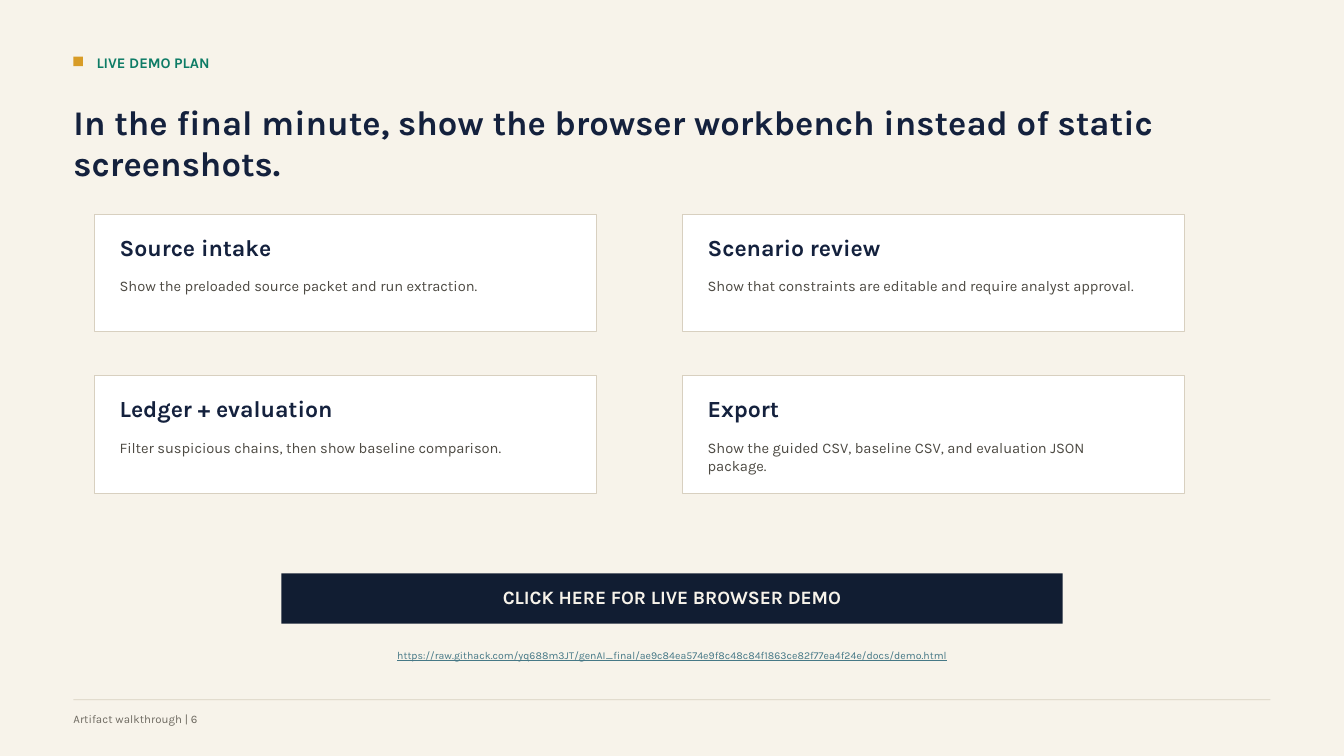
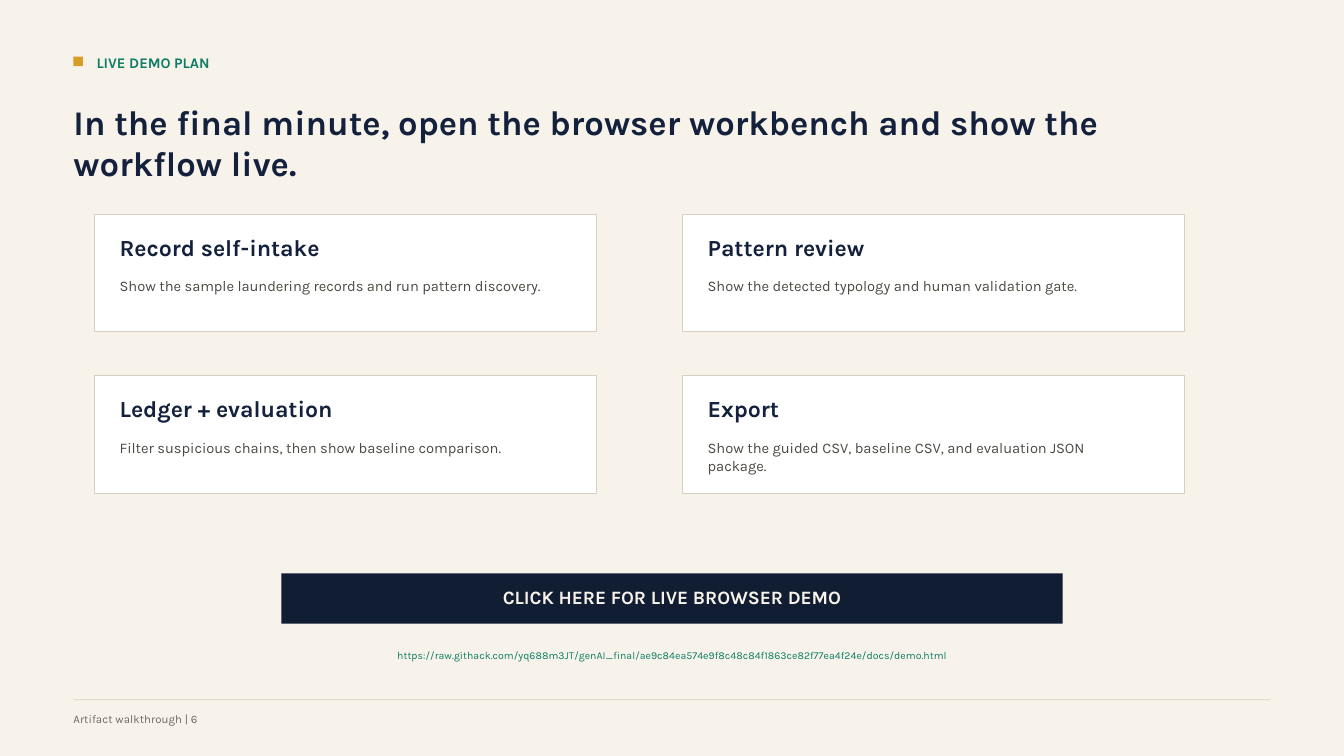
Before and after one commit to yq688m3JT/genAI_final, a slide deck: slide 7 of docs/synthaml-final-presentation.pptx. Drawn at 1344x756 pixels with LibreOffice and Linux fonts; fonts in the diff are those of the drawing. Boxes give left, top, right and bottom in pixels: in the first picture for what was removed or moved away, otherwise in the second. Text is boxed around its words. In the diff, an @@ line names an element or a change of style, - is before the commit and + after.

Commit message:
Reframe SynthAML as record-driven pattern discovery

```diff
--- a/docs/synthaml-final-presentation.pptx
+++ b/docs/synthaml-final-presentation.pptx
@@ text at [73, 110, 1097, 177]: text changed @@
-In the final minute, show the browser workbench instead of static screenshots.
+In the final minute, open the browser workbench and show the workflow live.
@@ text at [120, 239, 320, 257]: text changed @@
-Source intake
+Record self-intake
@@ text at [708, 239, 864, 257]: text changed @@
-Scenario review
+Pattern review
@@ text at [120, 281, 541, 295]: text changed @@
-Show the preloaded source packet and run extraction.
+Show the sample laundering records and run pattern discovery.
@@ text at [708, 281, 1077, 295]: text changed @@
-Show that constraints are editable and require analyst approval.
+Show the detected typology and human validation gate.
@@ text "https://raw.githack.com/yq688m3JT/genAI_final/ae9c84ea574e9f ..." at [397, 651, 947, 662]: text colour #467886 to #0E7C66, underline off @@
```
Also in this commit, not shown: 6 other slides changed, 7 other files.
